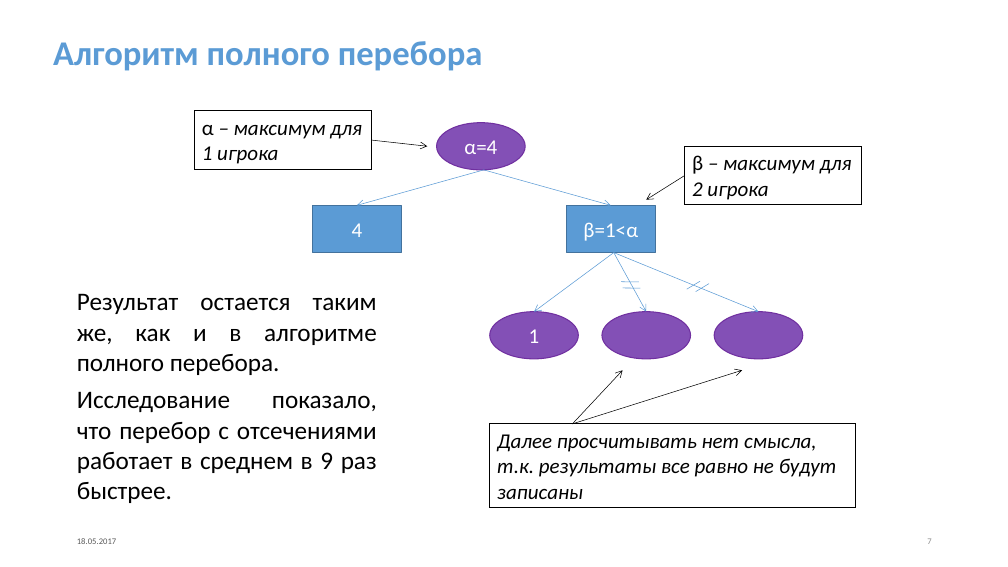
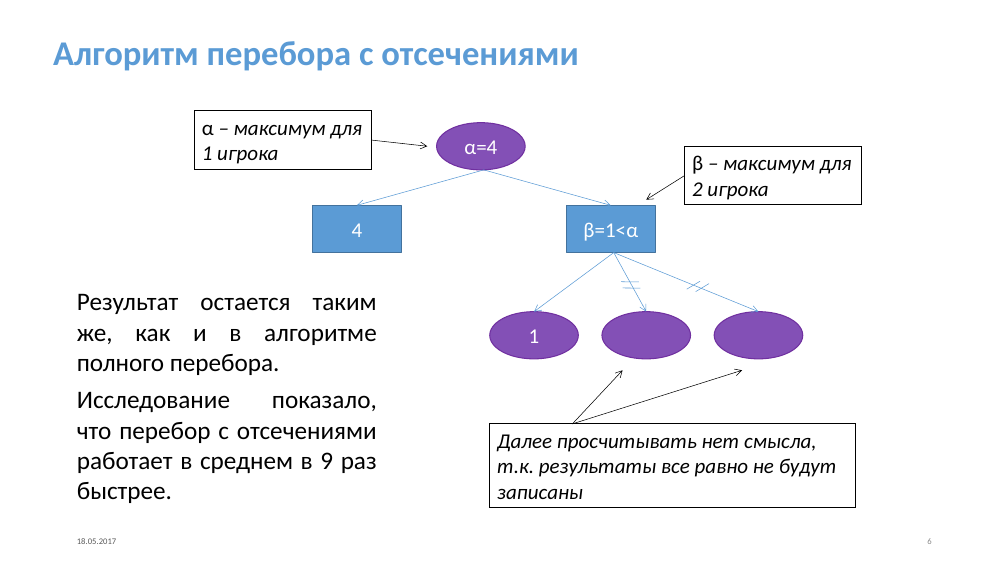
Before and after one commit to GrachevaElena/Checkers, a slide deck: slide 6 of ProjectNewDesign.pptx (slide 7 before the commit). Drawn at 1008x567 pixels with LibreOffice and Linux fonts; fonts in the diff are those of the drawing. Boxes give left, top, right and bottom in pixels: in the first picture for what was removed or moved away, otherwise in the second. Text is boxed around its words. In the diff, an @@ line names an element or a change of style, - is before the commit and + after.

```diff
--- a/ProjectNewDesign.pptx
+++ b/ProjectNewDesign.pptx
@@ text at (53,41,578,71): text changed @@
-Алгоритм полного перебора
+Алгоритм перебора с отсечениями
```
Also in this commit, not shown: 4 other slides changed, 1 slide removed.
